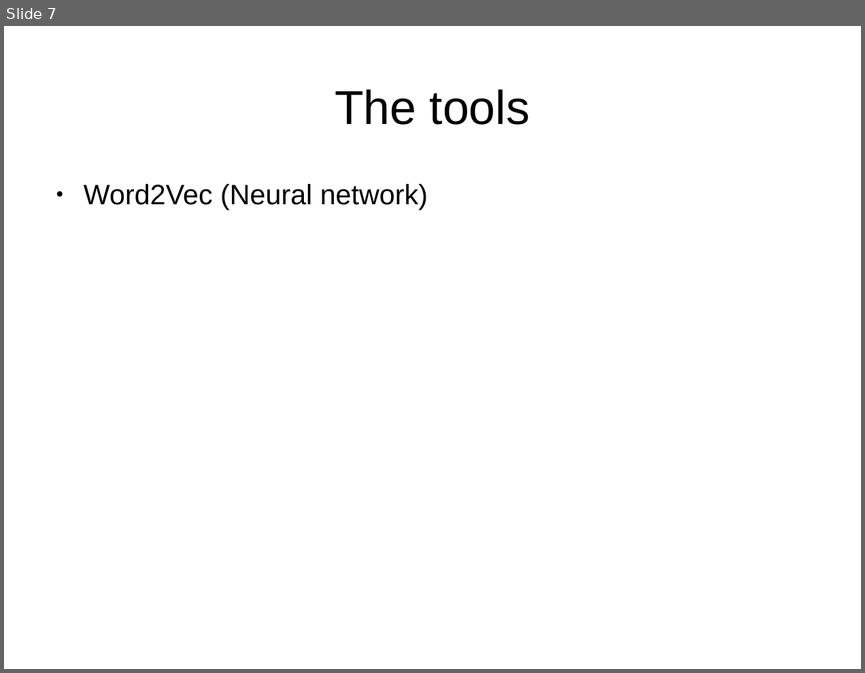
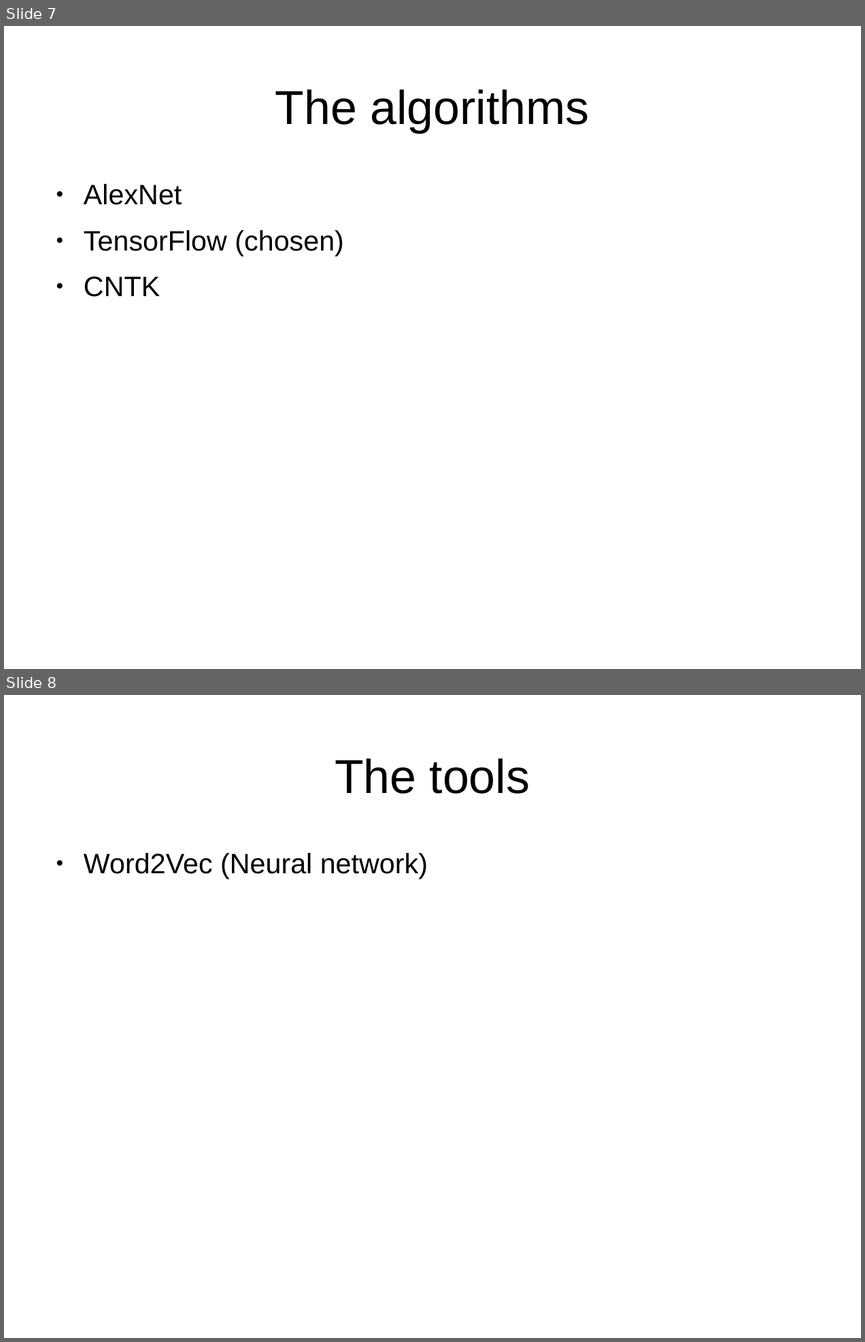
Before and after one commit to xxlatgh/Crop-doctor, a slide deck: deliveries/capstone_outline.odp. Shown one above the other, each under a label of ours: slide 7 before the commit, slides 7 and 8 after it. The pictures are 865x673 and 865x1342 pixels, drawn with LibreOffice and Linux fonts; fonts in the diff are those of the drawing. Boxes give left, top, right and bottom in pixels: in the first picture for what was removed or moved away, otherwise in the second. Text is boxed around its words. In the diff, an @@ line names an element or a change of style, - is before the commit and + after.

```diff
--- a/deliveries/capstone_outline.odp
+++ b/deliveries/capstone_outline.odp
@@ slide 7 added at (x1=4, y1=26, x2=861, y2=669), background #FFFFFF @@
@@ title added at (x1=275, y1=89, x2=589, y2=133), 44 pt, text #000000 @@
+The algorithms
@@ text added at (x1=84, y1=184, x2=344, y2=297), 26 pt, text #000000 @@
+● AlexNet
+● TensorFlow (chosen)
+● CNTK
@@ what was slide 7 is now slide 8 @@
```
Also in this commit, not shown: 1 slide changed.
